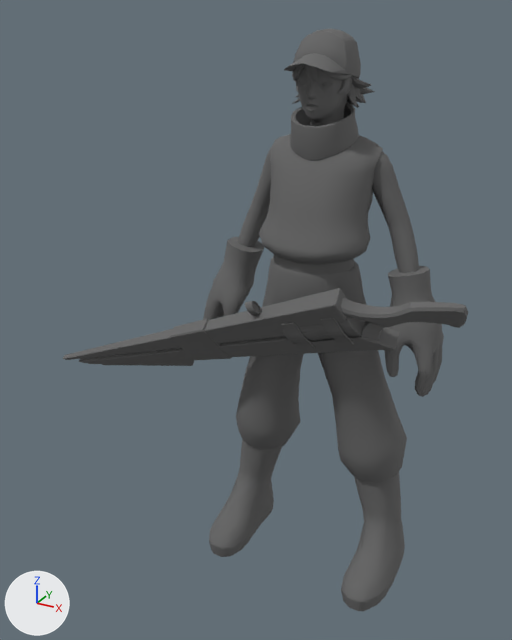
An edit to the COLLADA model models/ANIM_Sync_Shoot_Charge.dae, drawn before and after from the same camera.
Camera for both pictures: a camera (50 mm lens) standing at (0.782, -1.788, 1.715) and looking at (-0.206, 0.009, 0.816). The axes (+X, +Y, +Z) are drawn at lower left. The lights are the same throughout. Where no turn or scale is listed for an object, it has been applied to the vertices.

In view in the first picture: 'Gun', 'SM_Sync'.
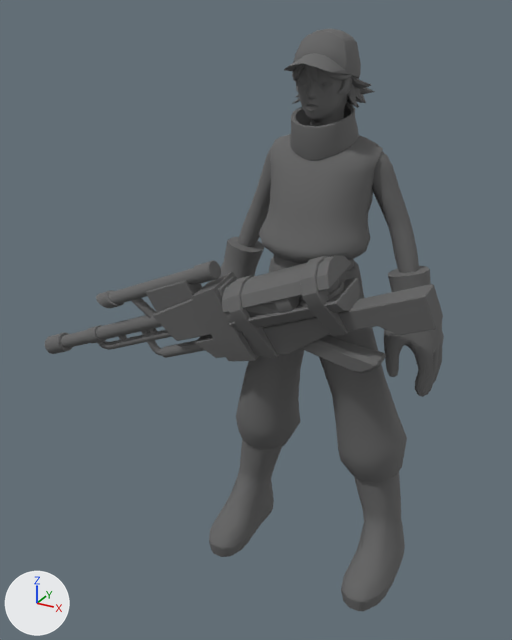
Changed parts and their boxes (x1, y1, x2, y2) in the pictures (512 x 640 px):
'Gun_Combined', added
    after: (45, 255, 443, 373)
'Gun', deleted
    before: (63, 288, 468, 366)

The change, as a list of edits to the scene's bpy script:
```text
Add me_gun_combinedmesh:
    me_gun_combinedmesh.from_pydata(...)  # 1181 vertices, 2006 faces; spans x -0.955..0.508, y -0.248..-0.021, z 0.543..1.145
    me_gun_combinedmesh.materials.append(mat_pasted__lambert5)  # dark grey #666666
Remove ob_gun:
    ob_gun = bpy.data.objects.new('Gun', me_gunmesh)
    ob_gun.location = (-0.022, 0.491, -0.057)
Add ob_gun_combined:
    ob_gun_combined = bpy.data.objects.new('Gun_Combined', me_gun_combinedmesh)
    ob_gun_combined.location = (-0.101, 0.003, -0.012)
```
